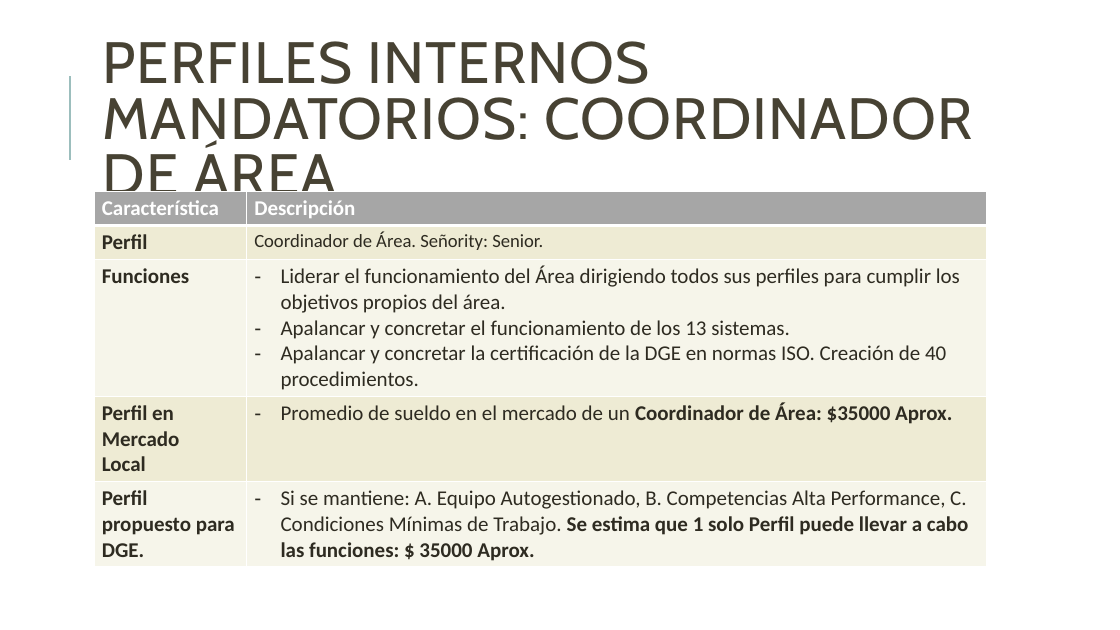
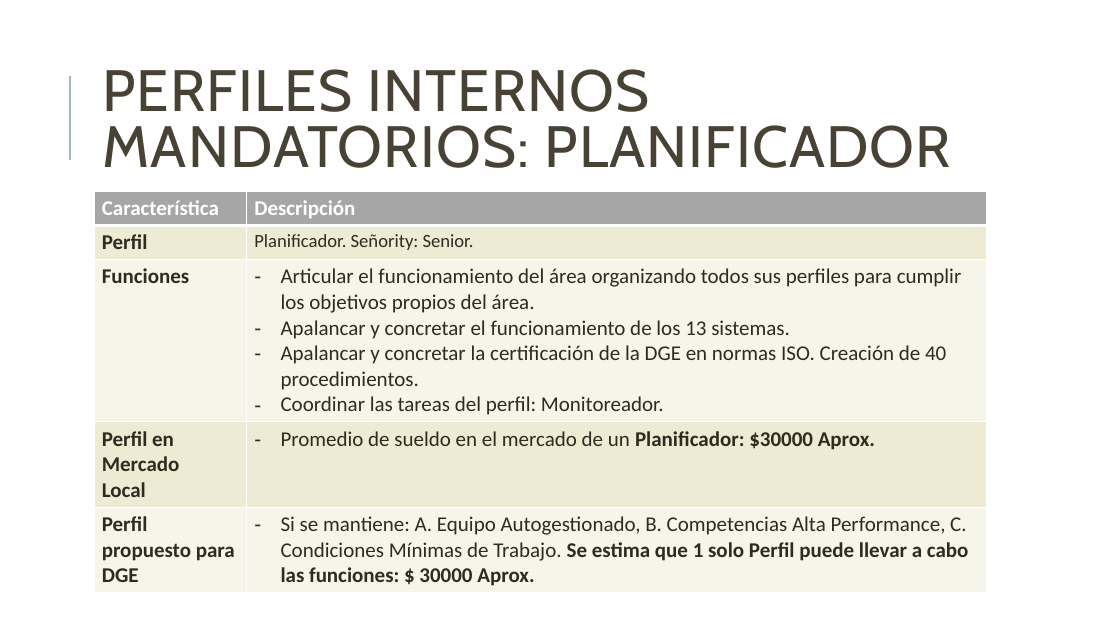
Before and after one commit to jsrxar/dge, a slide deck: slide 31 of 1-general/1-presentaciones/planificacion-control-presentacion-v2.pptx. Drawn at 1120x630 pixels with LibreOffice and Linux fonts; fonts in the diff are those of the drawing. Boxes give left, top, right and bottom in pixels: in the first picture for what was removed or moved away, otherwise in the second. Text is boxed around its words. In the diff, an @@ line names an element or a change of style, - is before the commit and + after.

Commit message:
Agregado de perfiles

```diff
--- a/1-general/1-presentaciones/planificacion-control-presentacion-v2.pptx
+++ b/1-general/1-presentaciones/planificacion-control-presentacion-v2.pptx
@@ title at [102, 69, 952, 168]: text changed @@
-PERFILES INTERNOS MANDATORIOS: COORDINADOR DE ÁREA
+PERFILES INTERNOS MANDATORIOS: PLANIFICADOR
@@ table at [94, 192, 987, 590] @@
-row 2, column 2: Coordinador de Área. Señority: Senior.
+row 2, column 2: Planificador. Señority: Senior.
-row 3, column 2: Liderar el funcionamiento del Área dirigiendo todos sus perfiles para cumplir los objetivos propios del área. / Apalancar y concretar el funcionamiento de los 13 sistemas. / Apalancar y concretar la certificación de la DGE en normas ISO. Creación de 40 procedimientos.
+row 3, column 2: Articular el funcionamiento del área organizando todos sus perfiles para cumplir los objetivos propios del área. / Apalancar y concretar el funcionamiento de los 13 sistemas. / Apalancar y concretar la certificación de la DGE en normas ISO. Creación de 40 procedimientos. / Coordinar las tareas del perfil: Monitoreador.
-row 4, column 2: Promedio de sueldo en el mercado de un Coordinador de Área: $35000 Aprox.
+row 4, column 2: Promedio de sueldo en el mercado de un Planificador: $30000 Aprox.
-row 5, column 1: Perfil propuesto para DGE.
+row 5, column 1: Perfil propuesto para DGE
-row 5, column 2: Si se mantiene: A. Equipo Autogestionado, B. Competencias Alta Performance, C. Condiciones Mínimas de Trabajo. Se estima que 1 solo Perfil puede llevar a cabo las funciones: $ 35000 Aprox.
+row 5, column 2: Si se mantiene: A. Equipo Autogestionado, B. Competencias Alta Performance, C. Condiciones Mínimas de Trabajo. Se estima que 1 solo Perfil puede llevar a cabo las funciones: $ 30000 Aprox.
```
Also in this commit, not shown: 9 other slides changed.
